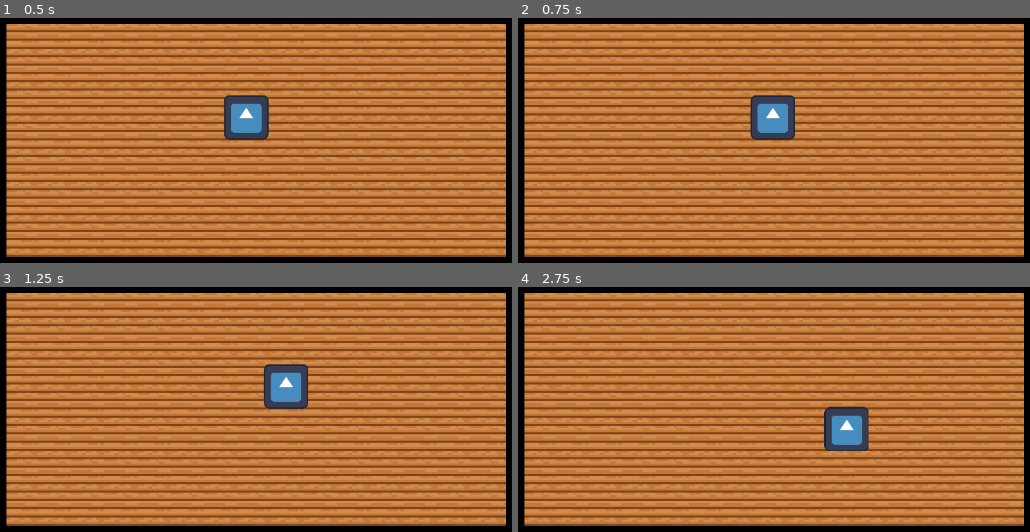
Above: before the commit, frames 1-4 (two rows, left to right).
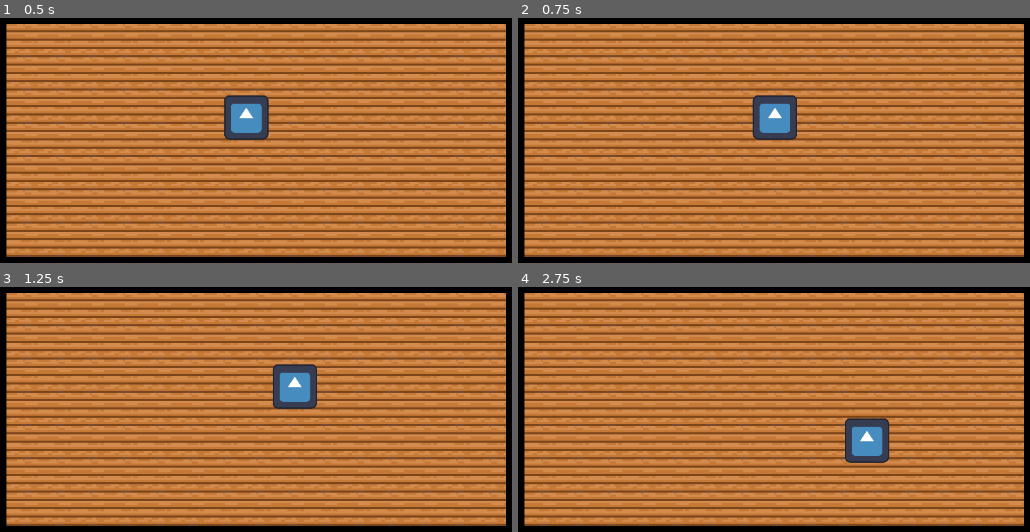
Above: after the commit, the same moments.

Repository: gaboslm/gamejam-2025
Game: Godot game, scene res://game.tscn
The game is run twice, just before and just after one commit, with the same random seed, the same clock (stepped at 60 frames per second) and the same inputs. The engine's default icon, where the game draws it, is replaced by a stand-in: a white triangle on a blue panel in a dark square.
Inputs:
- Up to frame 1 (0.5 s): no input
- Up to frame 2 (0.75 s): tap Enter at 0.5 s; hold D from 0.53 s (still down)
- Up to frame 3 (1.25 s): keep holding D
- Up to frame 4 (2.75 s): release D at 1.28 s; hold S 1.28-2.03 s; hold D from 2.03 s (still down)

Frame 1 is identical in both runs. In frame 2, 0.4% of the frame differs, in the area x 45-55%, y 31-50%; in frame 3, 1.1%; in frame 4, 2.4%, in the area x 59-73%, y 48-72%.

Commit message:
Velocidad más alta y normalizada para el jugador

Diff:
--- a/player.gd
+++ b/player.gd
@@ -1,6 +1,6 @@
 extends CharacterBody2D
 
-const MAX_VEL := 90.0
+const MAX_VEL := 110.0
 
 func _process(delta: float):
 	var gamma := 60.0 * delta
@@ -11,13 +11,16 @@
 	elif Input.is_key_pressed(KEY_A):
 		self.velocity.x = lerp(self.velocity.x, -MAX_VEL, delta_lerp)
 	else:
-		self.velocity.x = 0
+		self.velocity.x =  lerp(self.velocity.x, 0.0, delta_lerp * 2.0)
 
 	if Input.is_key_pressed(KEY_S):
 		self.velocity.y = lerp(self.velocity.y, MAX_VEL, delta_lerp)
 	elif Input.is_key_pressed(KEY_W):
 		self.velocity.y = lerp(self.velocity.y, -MAX_VEL, delta_lerp)
 	else:
-		self.velocity.y = 0
+		self.velocity.y = lerp(self.velocity.y, 0.0, delta_lerp * 2.0)
+
+	if self.velocity.length() > MAX_VEL:
+		self.velocity = self.velocity.normalized() * MAX_VEL
 
 	move_and_slide()
